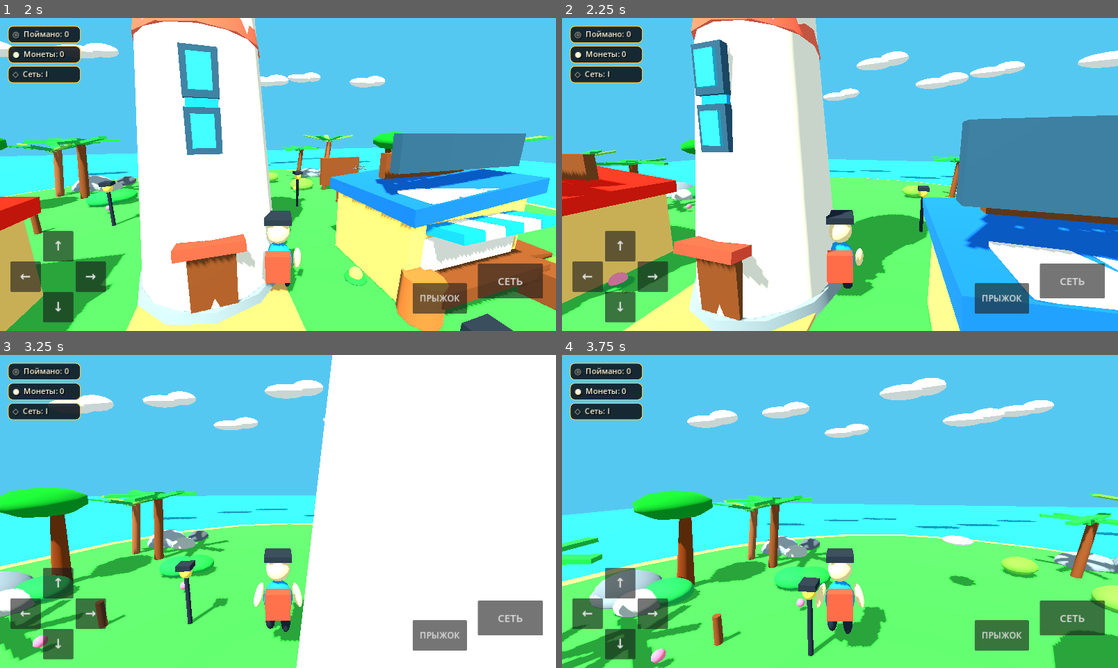
Above: before the commit, frames 1-4 (two rows, left to right).
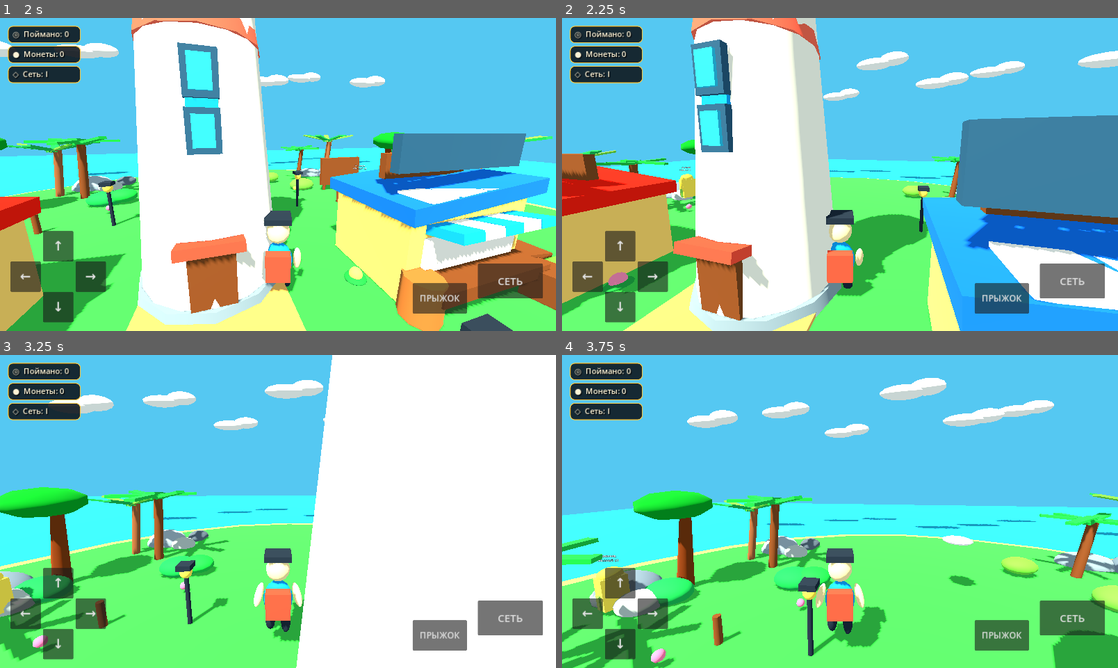
Above: after the commit, the same moments.

Repository: ksotik22/Catch-a-Mutant
Game: Godot game, scene res://scenes/main.tscn
Two runs of this game, one before a commit and one after it. Both use one fixed random seed, a clock stepped at 60 frames per second and the inputs below.
Inputs (mouse positions are in pixels of both pictures, inside the frame that each line leads up to):
- Up to frame 1 (2 s): move the mouse to (272, 180) at 0.52 s; hold E 0.53-1.28 s; hold W from 0.53 s (still down); click (272, 180) at 0.67 s; tap Space at 0.77, 1.52 s; move the mouse to (316, 177) at 1.27 s; tap E at 1.35 s
- Up to frame 2 (2.25 s): keep holding W; move the mouse to (795, 171) at 2.02 s; hold E from 2.03 s (still down)
- Up to frame 3 (3.25 s): move the mouse to (283, 511) at 2.77 s; release W at 2.78 s; release E at 2.78 s; hold A from 2.78 s (still down); tap E at 2.85 s; click (283, 511) at 2.92 s; tap Space at 3.02 s
- Up to frame 4 (3.75 s): move the mouse to (817, 505) at 3.52 s; release A at 3.53 s; hold W from 3.53 s (still down); hold E from 3.53 s (still down)

Frame 1 is identical in both runs. In frame 2, 0.2% of the frame differs, in the area x 21-24%, y 47-60%; in frame 3, 0.4%; in frame 4, 0.8%, in the area x 5-16%, y 64-84%.

Commit message:
Improve mutant hitboxes and add more mutant content

Diff:
--- a/scripts/mutant_spawner.gd
+++ b/scripts/mutant_spawner.gd
@@ -43,12 +43,13 @@
     body.set("wander_radius", 4.5)
     body.set("required_net_level", required_level)
 
+    # Generous catch hitbox: aiming should feel fun, not pixel-perfect.
     var collision := CollisionShape3D.new()
     var shape := CapsuleShape3D.new()
-    shape.radius = 0.6
-    shape.height = 1.3
+    shape.radius = 1.05
+    shape.height = 2.25
     collision.shape = shape
-    collision.position.y = 0.65
+    collision.position.y = 0.8
     body.add_child(collision)
 
     var main := mat(body_color)
@@ -96,13 +97,23 @@
     marker.name = "ExtraMutantsSpawned"
     root.add_child(marker)
 
-    await get_tree().create_timer(5.0).timeout
+    await get_tree().create_timer(2.0).timeout
     make_mutant("Бананчик", Vector3(-10,1.0,-5), "f2cf43", "7abf45", 0, 2.0, 1)
-    await get_tree().create_timer(5.0).timeout
+    await get_tree().create_timer(2.0).timeout
     make_mutant("Краб Бандит", Vector3(10,1.0,-5), "dc5847", "8e2e32", 1, 2.7, 2)
-    await get_tree().create_timer(5.0).timeout
+    await get_tree().create_timer(2.0).timeout
     make_mutant("Жабыч Турбо", Vector3(-11,1.0,10), "56b84b", "2d7693", 2, 4.2, 2)
-    await get_tree().create_timer(5.0).timeout
+    await get_tree().create_timer(2.0).timeout
     make_mutant("Акулыч на ножках", Vector3(11,1.0,10), "5a91ad", "e5c28c", 3, 3.4, 3)
-    await get_tree().create_timer(5.0).timeout
+    await get_tree().create_timer(2.0).timeout
     make_mutant("Кокосыч", Vector3(13,1.0,0), "825435", "55a645", 4, 1.7, 1)
+    await get_tree().create_timer(2.0).timeout
+    make_mutant("Голубь Геннадий", Vector3(-13,1.0,2), "9aa7b2", "dfe8ef", 0, 3.1, 1)
+    await get_tree().create_timer(2.0).timeout
+    make_mutant("Лимоныч", Vector3(5,1.0,-13), "e8d936", "79ad42", 2, 2.8, 2)
+    await get_tree().create_timer(2.0).timeout
+    make_mutant("Осьминог Петрович", Vector3(-5,1.0,-13), "b55bd4", "e889c7", 1, 3.5, 2)
+    await get_tree().create_timer(2.0).timeout
+    make_mutant("Каменный Дед", Vector3(15,1.0,-9), "737d80", "b2aaa0", 4, 1.25, 3)
+    await get_tree().create_timer(2.0).timeout
+    make_mutant("Арбузавр", Vector3(-15,1.0,-9), "3d9c55", "e14e4e", 3, 4.0, 3)
